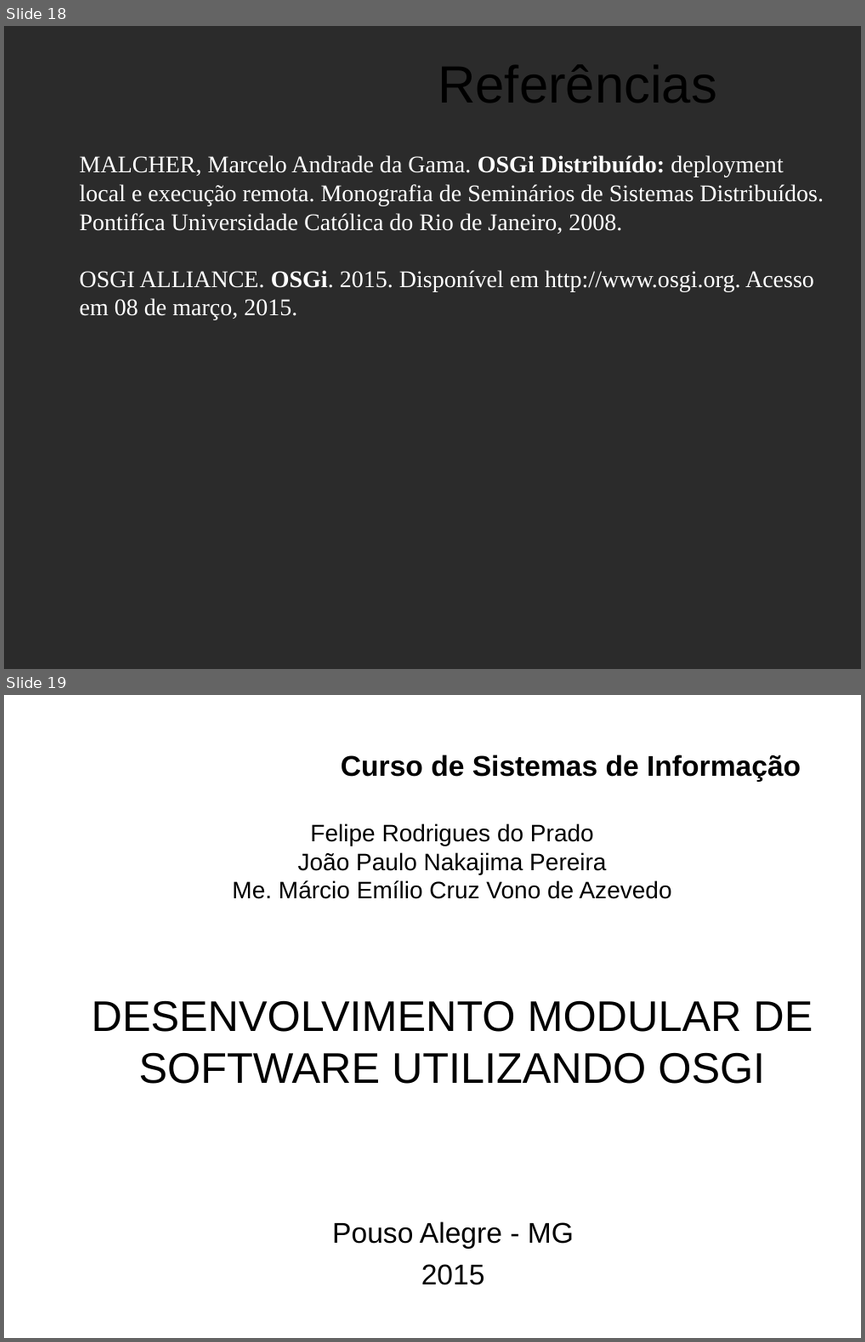
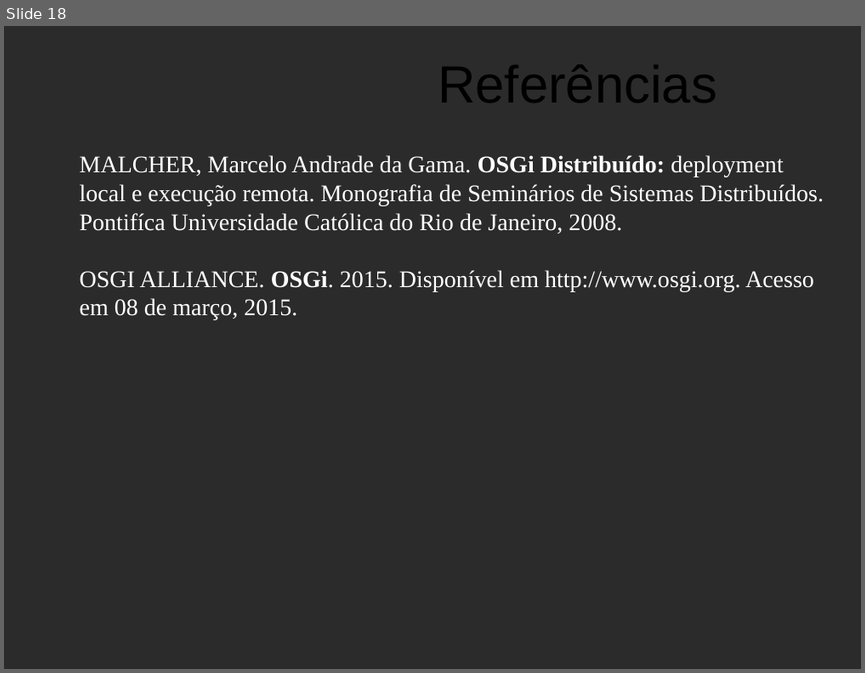
Before and after one commit to feliperodriguesprado/tcc_repository, a slide deck: documents/life_cycle/banca_final/banca_final_slides.odp. Shown one above the other, each under a label of ours: slides 18 and 19 before the commit, slide 18 after it. The pictures are 865x1342 and 865x673 pixels, drawn with LibreOffice and Linux fonts; fonts in the diff are those of the drawing; background and template pictures are left out; a plain dark background stands for a picture behind light text. Boxes give left, top, right and bottom in pixels: in the first picture for what was removed or moved away, otherwise in the second. Text is boxed around its words. In the diff, an @@ line names an element or a change of style, - is before the commit and + after.

```diff
--- a/documents/life_cycle/banca_final/banca_final_slides.odp
+++ b/documents/life_cycle/banca_final/banca_final_slides.odp
@@ slide 19 removed at box(4, 695, 861, 1338), background picture (left out) @@
@@ title removed at box(341, 755, 800, 782) @@
-Curso de Sistemas de Informação
@@ free removed at box(71, 814, 834, 908) @@
-Felipe Rodrigues do Prado
-João Paulo Nakajima Pereira
-Me. Márcio Emílio Cruz Vono de Azevedo
@@ text removed at box(92, 1000, 812, 1083) @@
-DESENVOLVIMENTO MODULAR DE SOFTWARE UTILIZANDO OSGI
@@ text removed at box(332, 1221, 574, 1285) @@
-Pouso Alegre - MG
-2015
```
Also in this commit, not shown: 5 slides changed, 1 slide added.
